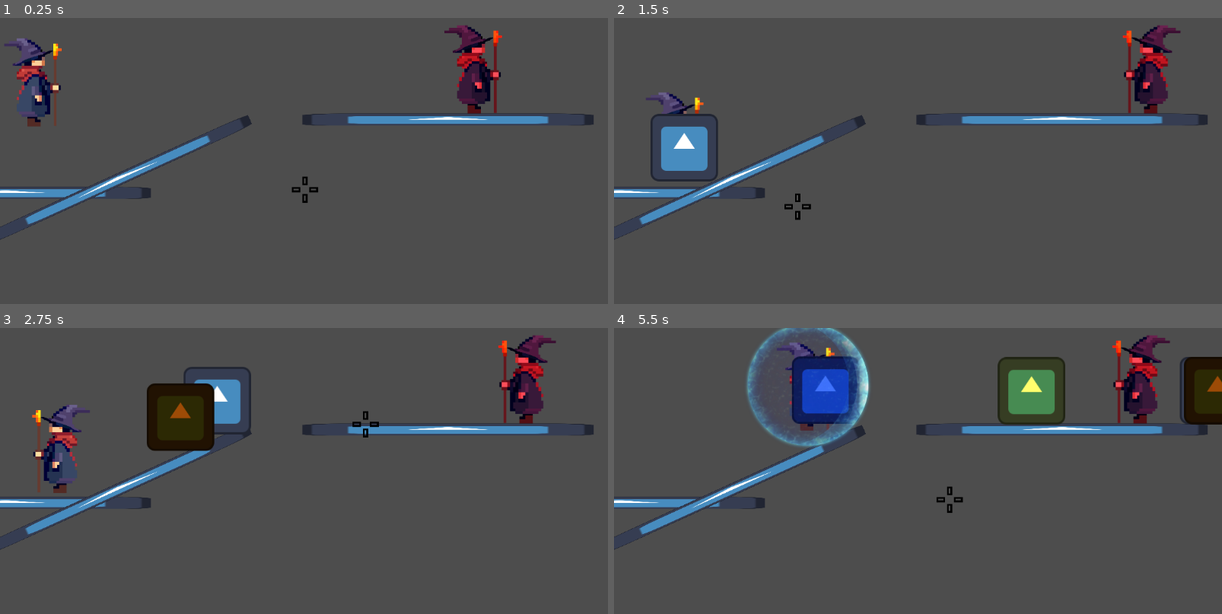
Above: before the commit, frames 1-4 (two rows, left to right).
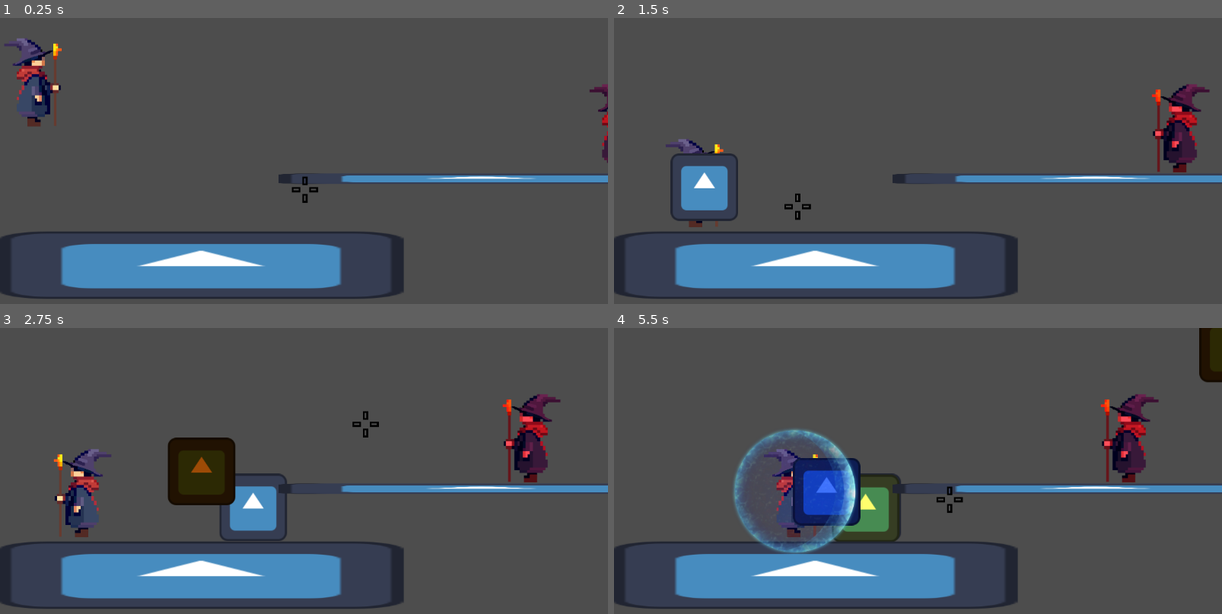
Above: after the commit, the same moments.

Repository: KyattPL/krolestwo-chorona
Game: Godot game, scene res://Scenes/TestLevel/test_level.tscn
Same seed, same stepped clock (60 frames per second), same inputs: the game is played once before the commit and once after it. Before the commit the project starts from res://Scenes/Player/player.tscn. The engine's default icon, where the game draws it, is replaced by a stand-in: a white triangle on a blue panel in a dark square.
Inputs (mouse positions are in pixels of both pictures, inside the frame that each line leads up to):
- Up to frame 1 (0.25 s): no input
- Up to frame 2 (1.5 s): move the mouse to (1051, 172) at 0.52 s; hold Shift (shield) 0.53-1.28 s; hold Right (move_right) from 0.53 s (still down); tap Space (jump) at 0.77 s; click (1051, 172) at 0.8 s; move the mouse to (796, 206) at 1.27 s; click (796, 206) at 1.35 s
- Up to frame 3 (2.75 s): tap Space (jump) at 1.52 s; tap Shift (shield) at 1.55 s; move the mouse to (364, 422) at 2.02 s; release Right (move_right) at 2.03 s; hold Left (move_left) from 2.03 s (still down); tap 4 (select_earth) at 2.1 s; click (364, 422) at 2.3 s
- Up to frame 4 (5.5 s): move the mouse to (887, 568) at 2.77 s; release Left (move_left) at 2.78 s; hold Right (move_right) 2.78-4.28 s; tap 1 (select_fire) at 2.85 s; tap Space (jump) at 3.02, 3.77, 4.52 s; tap Shift (shield) at 3.05, 4.55 s; move the mouse to (1100, 551) at 3.52 s; tap 3 (select_lightning) at 3.6 s; click (1100, 551) at 3.8 s; move the mouse to (735, 448) at 4.27 s; hold Left (move_left) 4.28-5.03 s; tap 2 (select_water) at 4.35 s; move the mouse to (948, 499) at 5.02 s; hold Right (move_right) from 5.03 s (still down); hold Shift (shield) from 5.03 s (still down); click (948, 499) at 5.3 s

The runs differ from the first frame. In frame 1, 15% of the frame differs, in the area x 0-100%, y 2-99%; in frame 2, 19%; in frame 3, 24%; in frame 4, 31%, in the area x 0-100%, y 0-99%.
Error after the commit: Invalid access to property or key 'position' on a base object of type 'null instance'. (res://Scenes/Enemy/enemy.gd:37)

Commit message:
Further development of the enemy's state machine

Diff:
--- a/Scenes/Enemy/enemy.gd
+++ b/Scenes/Enemy/enemy.gd
@@ -2,6 +2,8 @@
 
 var gravity = ProjectSettings.get_setting("physics/2d/default_gravity")
 @export var speed = 200
+@export var bulletSpeed = 200
+@export var bulletScene: PackedScene
 
 var facingLeft: bool = false
 
@@ -15,6 +17,12 @@
 	match currentState:
 		STATE.PATROL:
 			patrol(delta)
+		STATE.SHOOT:
+			shoot()
+		STATE.FIGHT_MOVE:
+			fight_move()
+		STATE.SHIELD:
+			shield()
 
 func patrol(delta):
 	velocity.x = -speed if facingLeft else speed
@@ -24,11 +32,19 @@
 	detect_turn_around()
 
 func shoot():
-	# idk play shoot animation and spawn 0.5s timer of idling
-	# after the timer is done the state should be changed to FIGHT_MOVE
+	var playerObj: CharacterBody2D = get_tree().get_root().get_node("Player")
+	var bulletInstance: CharacterBody2D = bulletScene.instantiate()
+	var aimPlayerVec  = Vector2(playerObj.position.x - position.x, playerObj.position.y - position.y)
+
+	bulletInstance.position = position
+	bulletInstance.velocity = aimPlayerVec * bulletSpeed
+	add_child(bulletInstance)
+	$StateChangeTimer.start()
+
+func fight_move():
 	pass
 
-func fight_move():
+func shield():
 	pass
 
 func detect_turn_around():
@@ -36,6 +52,19 @@
 		facingLeft = !facingLeft
 		scale.x = -scale.x
 
-func _on_player_detector_body_entered(body):
+func _on_player_detector_body_entered(body: CharacterBody2D):
+
 	currentState = STATE.SHOOT
-	print("Shoot!")
+
+func _on_player_detector_body_exited(body):
+	currentState = STATE.PATROL
+
+func _on_state_change_timer_timeout():
+	var choice = randf()
+
+	if choice < 0.8:
+		currentState = STATE.FIGHT_MOVE
+	elif choice < 0.9:
+		currentState = STATE.SHOOT
+	else:
+		currentState = STATE.SHIELD
--- a/Scenes/Enemy/enemy.tscn
+++ b/Scenes/Enemy/enemy.tscn
@@ -1,7 +1,8 @@
-[gd_scene load_steps=5 format=3 uid="uid://dce3rar6quyen"]
+[gd_scene load_steps=6 format=3 uid="uid://cdni5b3n7ui7n"]
 
 [ext_resource type="Texture2D" uid="uid://crlvi5r65wygj" path="res://Assets/wizard/wizard_pixels.png" id="1_5q0aa"]
 [ext_resource type="Script" path="res://Scenes/Enemy/enemy.gd" id="1_j26kl"]
+[ext_resource type="PackedScene" uid="uid://b4uprsp8koujh" path="res://Scenes/Enemy/enemy_basic_bullet.tscn" id="2_2vjwg"]
 
 [sub_resource type="RectangleShape2D" id="RectangleShape2D_cgjnm"]
 size = Vector2(103, 174)
@@ -13,6 +14,7 @@
 collision_layer = 8
 collision_mask = 3
 script = ExtResource("1_j26kl")
+bulletScene = ExtResource("2_2vjwg")
 
 [node name="Sprite2D" type="Sprite2D" parent="."]
 modulate = Color(1, 0.356863, 0.564706, 1)
@@ -36,4 +38,9 @@
 
 [node name="AnimationPlayer" type="AnimationPlayer" parent="."]
 
+[node name="StateChangeTimer" type="Timer" parent="."]
+wait_time = 0.5
+
 [connection signal="body_entered" from="PlayerDetector" to="." method="_on_player_detector_body_entered"]
+[connection signal="body_exited" from="PlayerDetector" to="." method="_on_player_detector_body_exited"]
+[connection signal="timeout" from="StateChangeTimer" to="." method="_on_state_change_timer_timeout"]
--- /dev/null
+++ b/Scenes/Enemy/enemy_basic_bullet.gd
@@ -0,0 +1,4 @@
+extends CharacterBody2D
+
+func _physics_process(delta):
+	move_and_slide()
--- /dev/null
+++ b/Scenes/Enemy/enemy_basic_bullet.tscn
@@ -0,0 +1,31 @@
+[gd_scene load_steps=5 format=3 uid="uid://b4uprsp8koujh"]
+
+[ext_resource type="Script" path="res://Scenes/Enemy/enemy_basic_bullet.gd" id="1_0seo7"]
+[ext_resource type="Texture2D" uid="uid://bfhvtjkfmikf3" path="res://icon.svg" id="1_27dqo"]
+
+[sub_resource type="SpriteFrames" id="SpriteFrames_4yr6e"]
+animations = [{
+"frames": [{
+"duration": 1.0,
+"texture": ExtResource("1_27dqo")
+}],
+"loop": true,
+"name": &"default",
+"speed": 5.0
+}]
+
+[sub_resource type="RectangleShape2D" id="RectangleShape2D_im30u"]
+size = Vector2(128, 127)
+
+[node name="EnemyBasicBullet" type="CharacterBody2D"]
+collision_layer = 16
+collision_mask = 3
+script = ExtResource("1_0seo7")
+
+[node name="Sprite2D" type="AnimatedSprite2D" parent="."]
+modulate = Color(0.0980392, 0.0627451, 0.00392157, 1)
+sprite_frames = SubResource("SpriteFrames_4yr6e")
+
+[node name="CollisionShape2D" type="CollisionShape2D" parent="."]
+position = Vector2(0, 0.5)
+shape = SubResource("RectangleShape2D_im30u")
--- a/Scenes/Player/player.tscn
+++ b/Scenes/Player/player.tscn
@@ -9,10 +9,8 @@
 [ext_resource type="PackedScene" uid="uid://c66gymaw873n7" path="res://Scenes/Spells/WaterSpell/water_spell.tscn" id="4_yg7du"]
 [ext_resource type="PackedScene" uid="uid://h4no2tr0ic6e" path="res://Scenes/Spells/LightningSpell/lightning_spell.tscn" id="5_4vqt1"]
 [ext_resource type="Script" path="res://Scenes/Player/player.gd" id="5_8hotu"]
-[ext_resource type="Texture2D" uid="uid://bfhvtjkfmikf3" path="res://icon.svg" id="5_fm02j"]
 [ext_resource type="PackedScene" uid="uid://cp8s8pdcgakky" path="res://Scenes/Spells/EarthSpell/earth_spell.tscn" id="6_vspi1"]
 [ext_resource type="Texture2D" uid="uid://cl8nfs5pcnn40" path="res://Assets/wizard/shield.png" id="11_lou0y"]
-[ext_resource type="PackedScene" uid="uid://dce3rar6quyen" path="res://Scenes/Enemy/enemy.tscn" id="13_fmipx"]
 
 [sub_resource type="SpriteFrames" id="SpriteFrames_4uico"]
 animations = [{
@@ -39,10 +37,7 @@
 "speed": 5.0
 }]
 
-[sub_resource type="RectangleShape2D" id="RectangleShape2D_eek7y"]
-size = Vector2(1147, 20)
-
-[node name="Root" type="Node2D"]
+[node name="PlayerRoot" type="Node2D"]
 script = ExtResource("1_wswtw")
 normalSpell = ExtResource("2_n40jh")
 fireSpell = ExtResource("3_neg4g")
@@ -95,55 +90,6 @@
 
 [node name="AnimationPlayer" type="AnimationPlayer" parent="Player"]
 
-[node name="Platform" type="StaticBody2D" parent="."]
-position = Vector2(9.99998, 332)
-scale = Vector2(0.48, 1)
-collision_layer = 2
-collision_mask = 0
-metadata/_edit_group_ = true
-
-[node name="CollisionShape2D" type="CollisionShape2D" parent="Platform"]
-shape = SubResource("RectangleShape2D_eek7y")
-
-[node name="Sprite2D" type="Sprite2D" parent="Platform"]
-texture_repeat = 2
-scale = Vector2(8.96875, 0.179688)
-texture = ExtResource("5_fm02j")
-
-[node name="Platform3" type="StaticBody2D" parent="."]
-position = Vector2(849, 193)
-scale = Vector2(0.48, 1)
-collision_layer = 2
-collision_mask = 0
-metadata/_edit_group_ = true
-
-[node name="CollisionShape2D" type="CollisionShape2D" parent="Platform3"]
-shape = SubResource("RectangleShape2D_eek7y")
-
-[node name="Sprite2D" type="Sprite2D" parent="Platform3"]
-texture_repeat = 2
-scale = Vector2(8.96875, 0.179688)
-texture = ExtResource("5_fm02j")
-
-[node name="Platform2" type="StaticBody2D" parent="."]
-position = Vector2(223, 307)
-rotation = -0.428547
-scale = Vector2(0.48, 1)
-collision_layer = 2
-collision_mask = 0
-metadata/_edit_group_ = true
-
-[node name="CollisionShape2D" type="CollisionShape2D" parent="Platform2"]
-shape = SubResource("RectangleShape2D_eek7y")
-
-[node name="Sprite2D" type="Sprite2D" parent="Platform2"]
-texture_repeat = 2
-scale = Vector2(8.96875, 0.179688)
-texture = ExtResource("5_fm02j")
-
-[node name="Enemy" parent="." instance=ExtResource("13_fmipx")]
-position = Vector2(866, 95)
-
 [connection signal="timeout" from="FireSpellCD" to="Player" method="_on_fire_spell_cd_timeout"]
 [connection signal="timeout" from="WaterSpellCD" to="Player" method="_on_water_spell_cd_timeout"]
 [connection signal="timeout" from="LightningSpellCD" to="Player" method="_on_lightning_spell_cd_timeout"]
--- a/Scenes/Spells/NormalSpell/normal_spell.tscn
+++ b/Scenes/Spells/NormalSpell/normal_spell.tscn
@@ -19,7 +19,7 @@
 
 [node name="Bullet" type="CharacterBody2D"]
 collision_layer = 4
-collision_mask = 2
+collision_mask = 10
 script = ExtResource("1_lcad5")
 
 [node name="AnimatedSprite2D" type="AnimatedSprite2D" parent="."]
--- /dev/null
+++ b/Scenes/TestLevel/test_level.tscn
@@ -0,0 +1,41 @@
+[gd_scene load_steps=5 format=3 uid="uid://j8ini2f42l7w"]
+
+[ext_resource type="PackedScene" uid="uid://5kd2hrg6rd08" path="res://Scenes/Player/player.tscn" id="1_7cn22"]
+[ext_resource type="Texture2D" uid="uid://bfhvtjkfmikf3" path="res://icon.svg" id="2_c2rng"]
+[ext_resource type="PackedScene" uid="uid://cdni5b3n7ui7n" path="res://Scenes/Enemy/enemy.tscn" id="3_gjqp0"]
+
+[sub_resource type="RectangleShape2D" id="RectangleShape2D_evys1"]
+size = Vector2(125, 125)
+
+[node name="root" type="Node2D"]
+
+[node name="PlayerRoot" parent="." instance=ExtResource("1_7cn22")]
+
+[node name="Platform" type="StaticBody2D" parent="."]
+position = Vector2(381, 469)
+scale = Vector2(6, 1)
+collision_layer = 2
+collision_mask = 0
+
+[node name="CollisionShape2D" type="CollisionShape2D" parent="Platform"]
+position = Vector2(0.5, -0.5)
+shape = SubResource("RectangleShape2D_evys1")
+
+[node name="Sprite2D" type="Sprite2D" parent="Platform"]
+texture = ExtResource("2_c2rng")
+
+[node name="Platform2" type="StaticBody2D" parent="."]
+position = Vector2(912, 305)
+scale = Vector2(6, 0.16)
+collision_layer = 2
+collision_mask = 0
+
+[node name="CollisionShape2D" type="CollisionShape2D" parent="Platform2"]
+position = Vector2(0.5, -0.5)
+shape = SubResource("RectangleShape2D_evys1")
+
+[node name="Sprite2D" type="Sprite2D" parent="Platform2"]
+texture = ExtResource("2_c2rng")
+
+[node name="Enemy" parent="." instance=ExtResource("3_gjqp0")]
+position = Vector2(1141, 180)
--- a/project.godot
+++ b/project.godot
@@ -11,7 +11,7 @@
 [application]
 
 config/name="Królestwo Chorona"
-run/main_scene="res://Scenes/Player/player.tscn"
+run/main_scene="res://Scenes/TestLevel/test_level.tscn"
 config/features=PackedStringArray("4.0", "GL Compatibility")
 config/icon="res://icon.svg"
 
@@ -104,6 +104,7 @@
 2d_physics/layer_2="Terrain"
 2d_physics/layer_3="PlayerBullet"
 2d_physics/layer_4="Enemy"
+2d_physics/layer_5="EnemyBullet"
 
 [rendering]
 
Not shown: 1 places in Scenes/Player/player.tscn that only renumber resources
